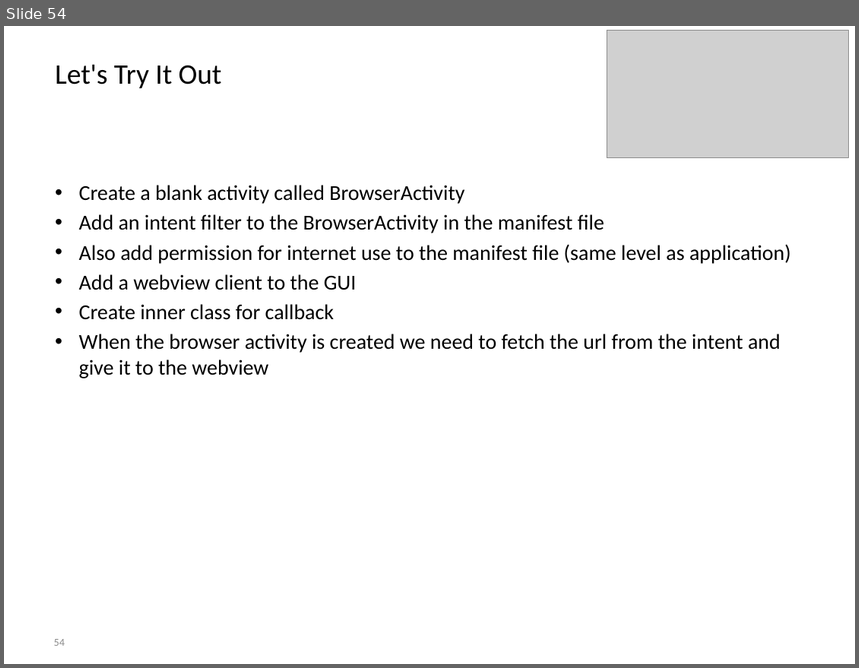
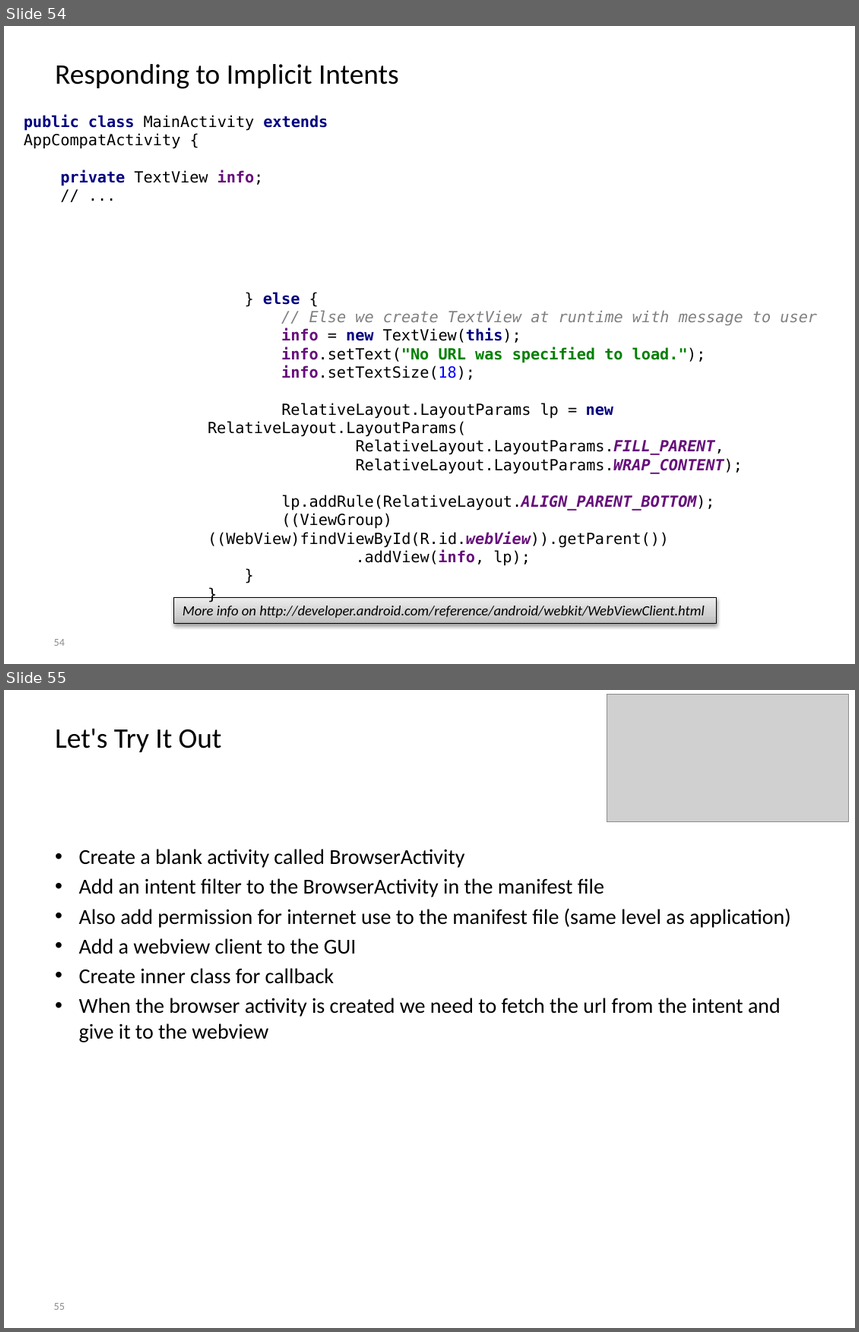
Before and after one commit to BioBoost/android_development_course, a slide deck: slides/chapter2_activities_fragments_intents.pptx. Shown one above the other, each under a label of ours: slide 54 before the commit, slides 54 and 55 after it. The pictures are 859x668 and 859x1332 pixels, drawn with LibreOffice and Linux fonts; fonts in the diff are those of the drawing; grey boxes stand for pictures; background and template pictures are left out. Boxes give left, top, right and bottom in pixels: in the first picture for what was removed or moved away, otherwise in the second. Text is boxed around its words. In the diff, an @@ line names an element or a change of style, - is before the commit and + after.

```diff
--- a/slides/chapter2_activities_fragments_intents.pptx
+++ b/slides/chapter2_activities_fragments_intents.pptx
@@ slide 54 added at [4, 26, 855, 664], background picture (left out) @@
@@ title added at [55, 64, 399, 89], 24 pt, text #000000 @@
+Responding to Implicit Intents
@@ text added at [24, 114, 328, 186], 13 pt, text #000000 @@
+public class MainActivity extends AppCompatActivity {
+private TextView info;
+// ...
@@ text added at [208, 292, 817, 566], 13 pt, text #000000 @@
+} else {
+// Else we create TextView at runtime with message to user
+info = new TextView(this);
+info.setText("No URL was specified to load.");
+info.setTextSize(18);
+RelativeLayout.LayoutParams lp = new RelativeLayout.LayoutParams(
+RelativeLayout.LayoutParams.FILL_PARENT,
+RelativeLayout.LayoutParams.WRAP_CONTENT);
+lp.addRule(RelativeLayout.ALIGN_PARENT_BOTTOM);
+((ViewGroup)((WebView)findViewById(R.id.webView)).getParent())
+.addView(info, lp);
+}
+}
@@ rectangle added at [174, 598, 716, 623], fill gradient #BDBDBD to #D1D1D1 to #EEEEEE, outline #000000 0.75 pt, 12 pt, text #000000, italic @@
+More info on http://developer.android.com/reference/android/webkit/WebViewClient.html
@@ page number added at [54, 639, 65, 646], 9 pt, text #8C8C8C @@
+54
@@ what was slide 54 is now slide 55 @@
@@ page number at [54, 1303, 65, 1310]: text changed @@
-54
+55
```
Also in this commit, not shown: 5 slides changed, 33 other files.
